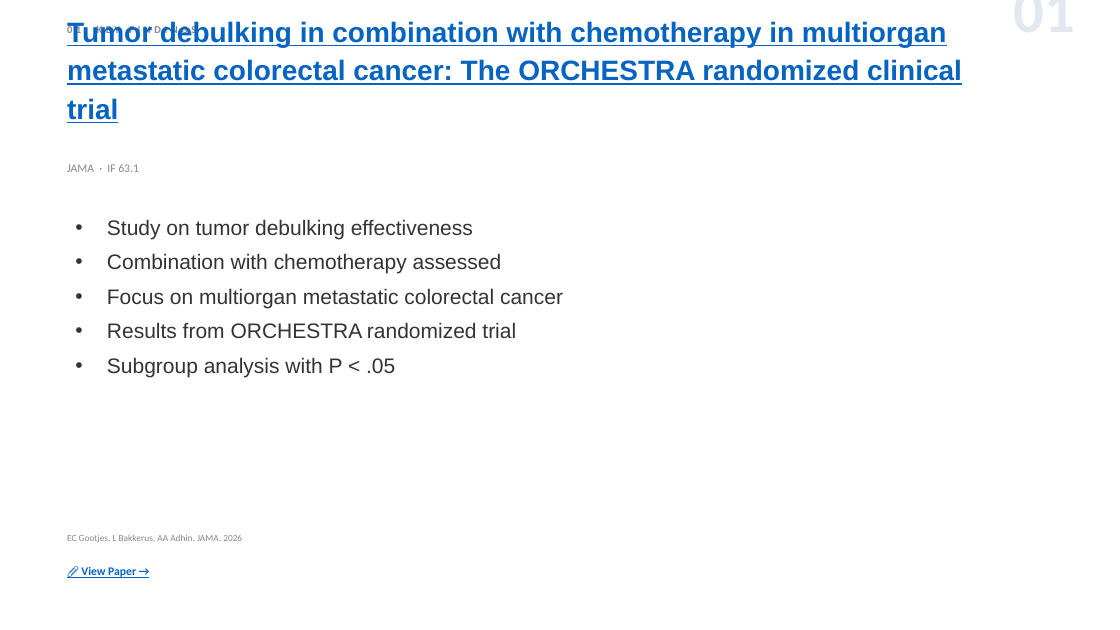
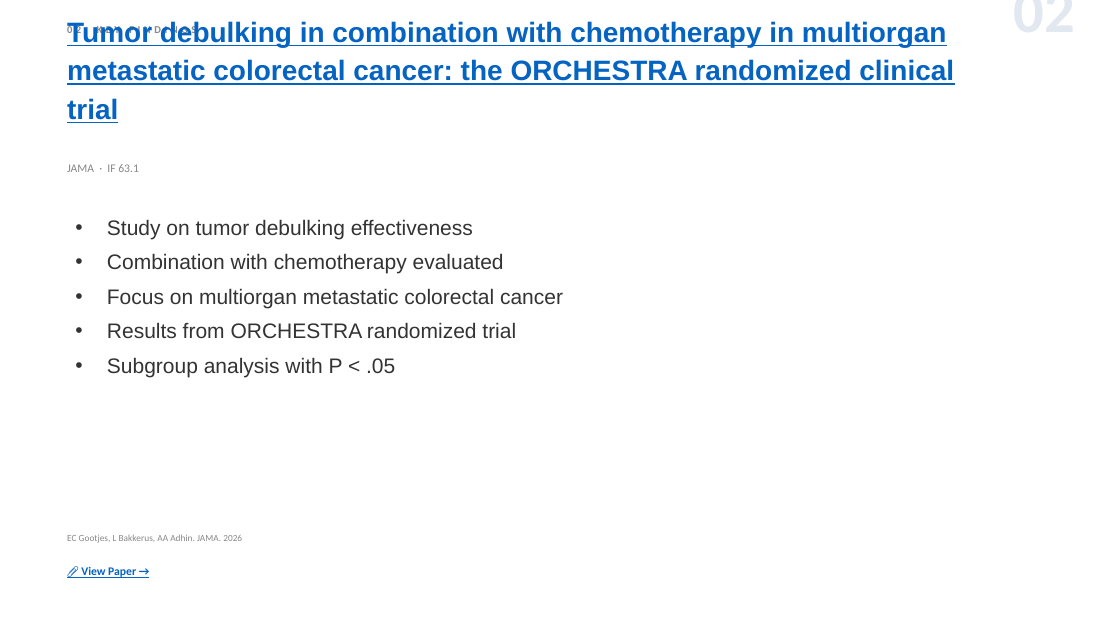
Before and after one commit to jejenhu-maker/colorectal-weekly-digest, a slide deck: slide 4 of docs/digest-en.pptx (slide 3 before the commit). Drawn at 1120x630 pixels with LibreOffice and Linux fonts; fonts in the diff are those of the drawing. Boxes give left, top, right and bottom in pixels: in the first picture for what was removed or moved away, otherwise in the second. Text is boxed around its words. In the diff, an @@ line names an element or a change of style, - is before the commit and + after.

```diff
--- a/docs/digest-en.pptx
+++ b/docs/digest-en.pptx
@@ text at (x1=67, y1=21, x2=954, y2=123): text changed @@
-Tumor debulking in combination with chemotherapy in multiorgan metastatic colorectal cancer: The ORCHESTRA randomized clinical trial
+Tumor debulking in combination with chemotherapy in multiorgan metastatic colorectal cancer: the ORCHESTRA randomized clinical trial
@@ text at (x1=67, y1=25, x2=196, y2=37): text changed @@
-01 KEY FINDINGS
+02 KEY FINDINGS
@@ text at (x1=840, y1=8, x2=1075, y2=8): text changed @@
-01
+02
@@ text at (x1=107, y1=253, x2=504, y2=274): text changed @@
-• Combination with chemotherapy assessed
+• Combination with chemotherapy evaluated
```
Also in this commit, not shown: 10 other slides changed, 3 slides added, 3 slides removed, 2 other files.
